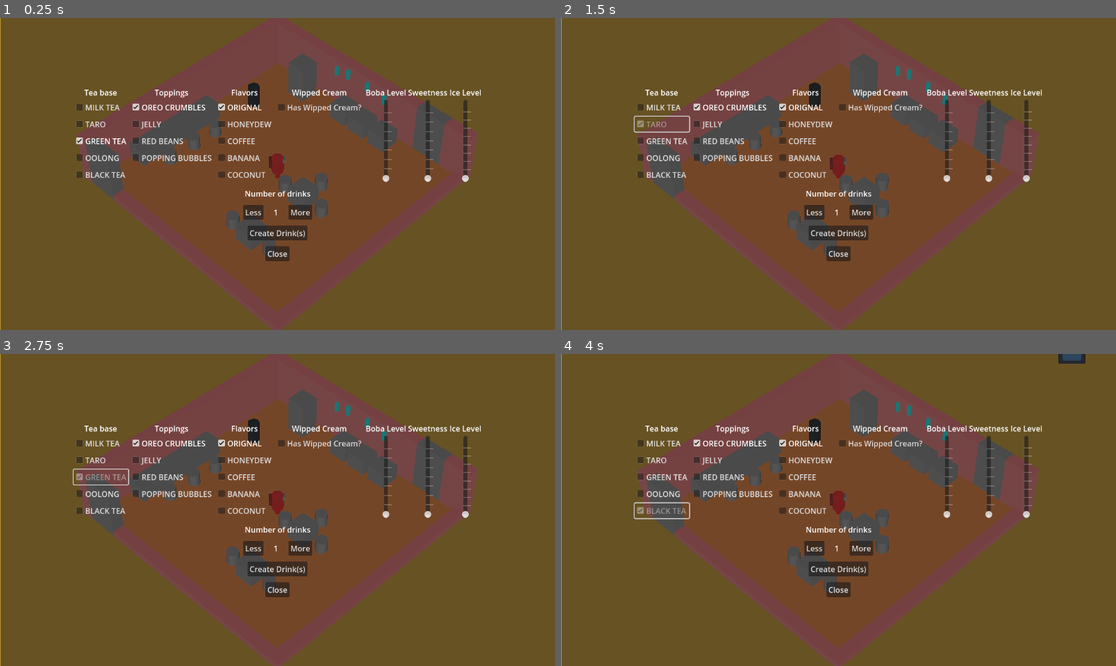
Above: before the commit, frames 1-4 (two rows, left to right).
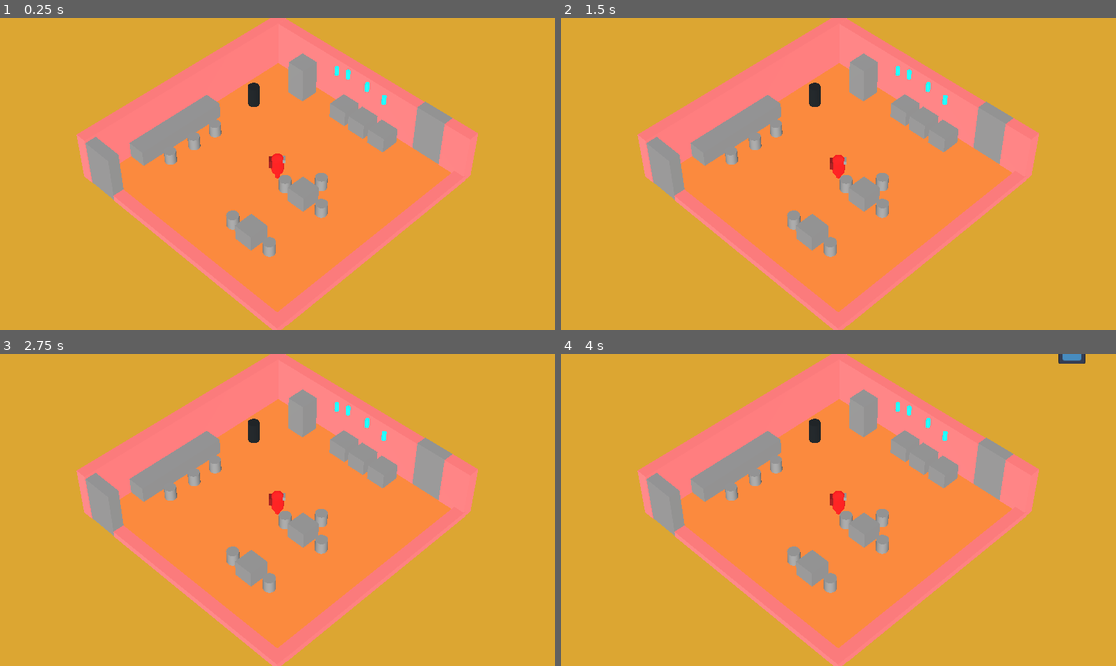
Above: after the commit, the same moments.

Repository: Kamjam/Bobaeria-Cafe
Game: Godot game, scene res://Scenes/Main.tscn
The game is run twice, just before and just after one commit, with the same random seed, the same clock (stepped at 60 frames per second) and the same inputs. The engine's default icon, where the game draws it, is replaced by a stand-in: a white triangle on a blue panel in a dark square.
Inputs (mouse positions are in pixels of both pictures, inside the frame that each line leads up to):
- Up to frame 1 (0.25 s): no input
- Up to frame 2 (1.5 s): click (660, 108) at 0.5 s, where only the run before the commit has a clickable "MILK TEA"; click (660, 124) at 1.25 s, where only the run before the commit has a clickable "TARO"
- Up to frame 3 (2.75 s): click (99, 475) at 2 s, where only the run before the commit has a clickable "GREEN TEA"
- Up to frame 4 (4 s): click (660, 494) at 2.75 s, where only the run before the commit has a clickable "OOLONG"; click (660, 510) at 3.5 s, where only the run before the commit has a clickable "BLACK TEA"

The runs differ from the first frame. In frame 1, 100% of the frame differs, in the area x 0-100%, y 0-100%; in frame 2, 100%; in frame 3, 100%; in frame 4, 100%.

Commit message:
drink menu can now be enabled in the main scene

Diff:
--- a/bobaeria-cafe/Scenes/Main.tscn
+++ b/bobaeria-cafe/Scenes/Main.tscn
@@ -10,6 +10,7 @@
 [ext_resource type="PackedScene" uid="uid://de2lrqxj3ma6v" path="res://Time/the_sun.tscn" id="3_m4rye"]
 [ext_resource type="Script" path="res://JoeFolder/Scripts/TableManager.gd" id="4_h2ysp"]
 [ext_resource type="Script" path="res://JoeFolder/Scripts/StudentSpawner.gd" id="5_g7obn"]
+[ext_resource type="Script" path="res://drink_menu_controller.gd" id="5_i4j7w"]
 [ext_resource type="PackedScene" uid="uid://do5p4i335e27s" path="res://JoeFolder/student.tscn" id="6_6hi14"]
 [ext_resource type="PackedScene" path="res://JoeFolder/door_trigger.tscn" id="8_7hgyd"]
 [ext_resource type="PackedScene" uid="uid://c7cgcijvuyqhn" path="res://Time/Time GUI.tscn" id="9_1qeq3"]
@@ -66,6 +67,7 @@
 visible = false
 
 [node name="Control" parent="." instance=ExtResource("1_lpg72")]
+visible = false
 
 [node name="THE SUN" parent="." node_paths=PackedStringArray("time_system") instance=ExtResource("3_m4rye")]
 time_system = NodePath("../TimeSystem")
@@ -124,8 +126,11 @@
 [node name="MeshInstance3D" type="MeshInstance3D" parent="NavigationRegion3D/Table3"]
 mesh = SubResource("BoxMesh_5cmy4")
 
-[node name="Table9" type="StaticBody3D" parent="NavigationRegion3D"]
+[node name="Table9" type="StaticBody3D" parent="NavigationRegion3D" node_paths=PackedStringArray("_drink_constructor_node")]
 transform = Transform3D(0, 0, -1.7, 0, 4.99224, 0, 1.7, 0, 0, 13.9013, 0.75182, -1.87345)
+collision_layer = 6
+script = ExtResource("5_i4j7w")
+_drink_constructor_node = NodePath("../../Control")
 
 [node name="CollisionShape3D" type="CollisionShape3D" parent="NavigationRegion3D/Table9"]
 shape = SubResource("BoxShape3D_57gc4")
--- /dev/null
+++ b/bobaeria-cafe/drink_menu_controller.gd
@@ -0,0 +1,7 @@
+class_name DrinkMenuController
+extends Node3D
+
+@export var _drink_constructor_node: Control
+
+func enable_constructor_menu():
+	_drink_constructor_node.visible = true
Not shown: 1 places in bobaeria-cafe/Scenes/Main.tscn that only renumber resources
